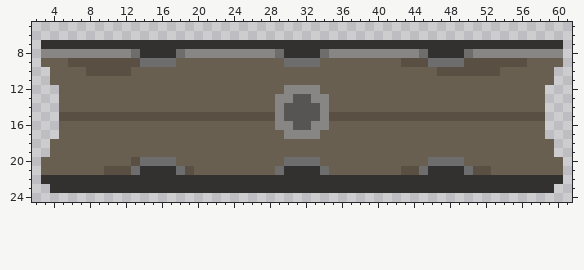
Two states of a pixel-art sprite, assets/images/platform_small.png. That is the earlier state.
The file is 64x32 pixels. Colours within 5 levels of each other are drawn and written as one. Shown: x 2..61, y 5..24.
New version:
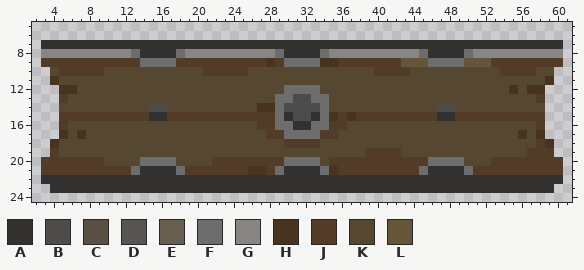
Palette (. is transparent): A #323130  B #4d4c4a  C #595043  D #565553  E #685f51  F #6d6d6d  G #878685  H #473320  J #523c27  K #564730  L #67553a
The edit:
Changed rows in their new state; - is an unchanged pixel.
first column x 3:
 9 JJJJJJJJJJJ----JJJJJJJJJJHJ----HHJJJJJJJLLL----LLLJJJJJJJJ
10 -KJJJJJKKKKKKKKKKKJJJJJKKKKKKKKKKKKKKJJJJKKKKKKKKKKJJJJKK-
11 -HKKKKKKKKKKKKKKKKKKKKKKKKKKKKKKKKKKKKKKKKKKKKKKKKKKKKKKH-
12 --HHKKKKKKKKKKKKKKKKKKKKKKKFFFFKKKKKKKKKKKKKKKKKKKKKHKHH--
13 --JKKKKKKKKKKKKKKKKKKKKKKKFFBBFFKKKKKKKKKKKKKKKKKKKKKKKJ--
14 --KKKKKKKKKKBBKKKKKKKKKKHHFBBBBFKKKKKKKKKKKKBBKKKKKKKKKK--
15 --JJJJJJJJJJAAJJJJJJJJJJJJFABBAFHJHJJJJJJJJJAAJJJJJJJJJJ--
16 --JKKKKKKKKKKKKKKKKKKKKKJJFFAAFFJJKKKKKKKKKKKKKKKKKKKKKJ--
17 --HKHKKKKKKKKKKKKKKKKKKKKJJFFFFJJKKKKKKKKKKKKKKKKKKKKHKH--
18 -HKKKKKKKKKKKKKKKKKKKKKKKKKJJJJKKKKKKKKKKKKKKKKKKKKKKKKJH-
19 -JKKKKKKKKKKKKKKKKKKKKKKKKKKKKKKKKKKJJJJKKKKKKKKKKKKKKJJJ-
20 JJJJJJJKKKK----KKKKJJJJJJJJ----KJJJJJJJJJJJ----KKKJJJJJJJJ
21 JJJJJJJJJJ------JJJJJJJHHJ------HJJJJJJJJJ------JJJJJJJJJJ
